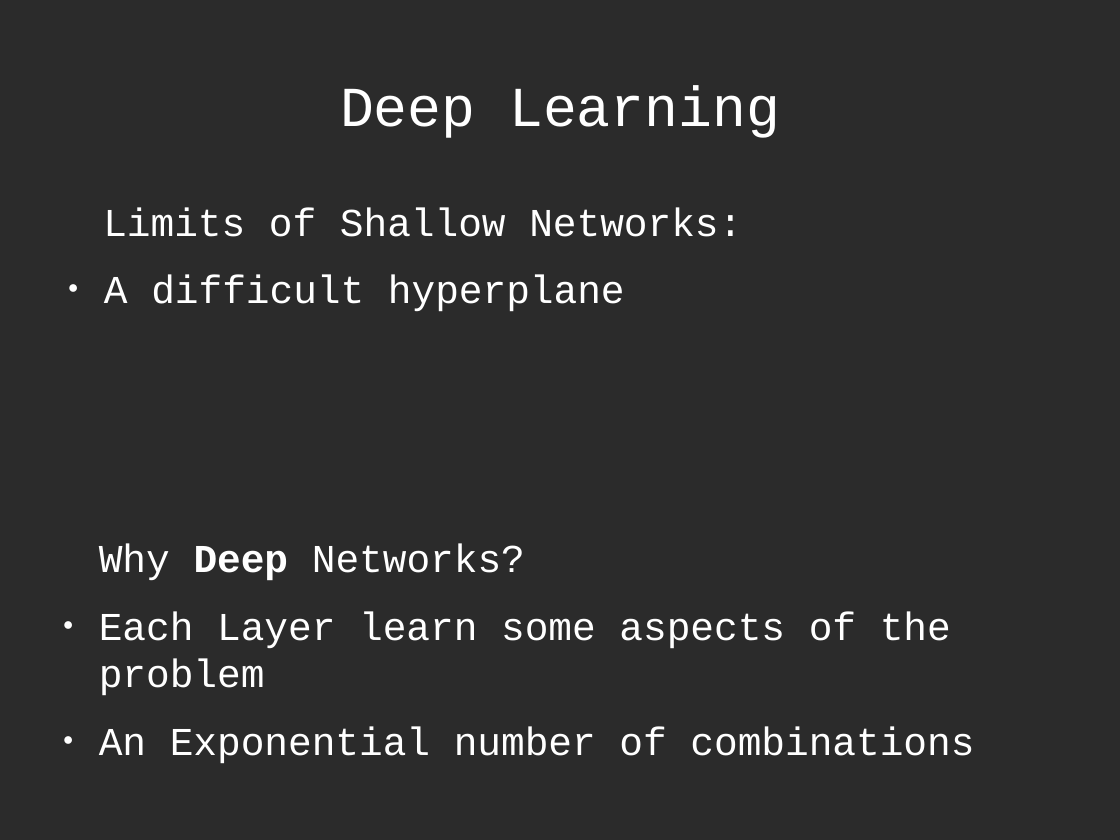
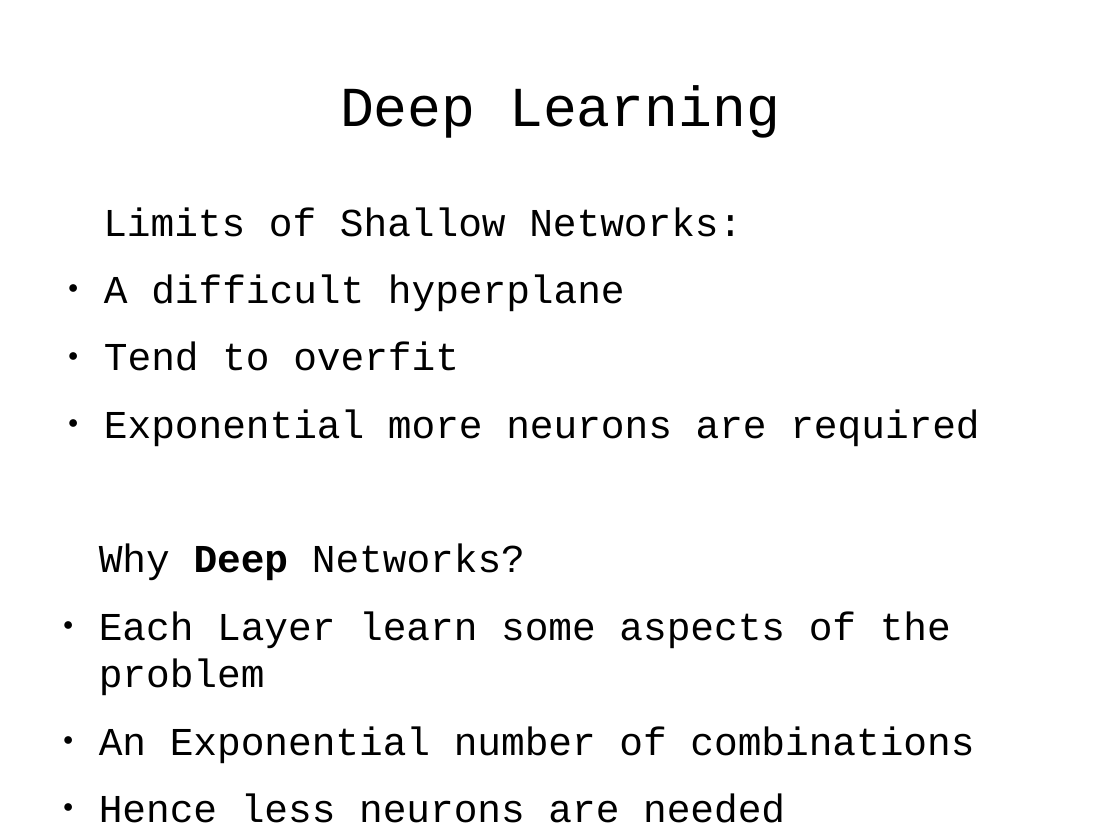
Before and after one commit to antonio-petrillo/ProgettoNNDL, a slide deck: slide 4 of presentation/presentazione.odp. Drawn at 1120x840 pixels with LibreOffice and Linux fonts; fonts in the diff are those of the drawing; background and template pictures are left out; a plain dark background stands for a picture behind light text. Boxes give left, top, right and bottom in pixels: in the first picture for what was removed or moved away, otherwise in the second. Text is boxed around its words. In the diff, an @@ line names an element or a change of style, - is before the commit and + after.

```diff
--- a/presentation/presentazione.odp
+++ b/presentation/presentazione.odp
@@ background picture (left out) to #FFFFFF @@
@@ title "Deep Learning" at <box>340,85,780,138</box>: text colour #FFFFFF to #000000 @@
@@ text at <box>103,207,742,312</box>: text colour #FFFFFF to #000000 in "Limits of Shallow Networks:", "A difficult hyperplane"; bullet colour #FFFFFF to #000000 @@
@@ text at <box>104,342,979,447</box>: paragraphs added @@
+● Tend to overfit
+● Exponential more neurons are required
@@ text at <box>99,544,974,764</box>: text colour #FFFFFF to #000000 in "Why Deep Networks?", "Each Layer learn some aspects of the ...", "An Exponential number of combinations"; bullet colour #FFFFFF to #000000 @@
@@ text at <box>99,794,785,823</box>: paragraph added @@
+● Hence less neurons are needed
```
Also in this commit, not shown: 8 other slides changed, 5 slides added, 5 slides removed, 2 other files.
